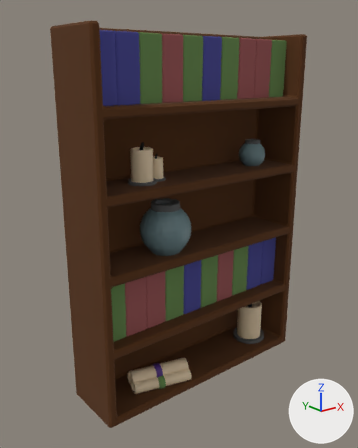
An edit to the FBX model Assets/Models/Decorations/Bookcase3.fbx, drawn before and after from the same camera.
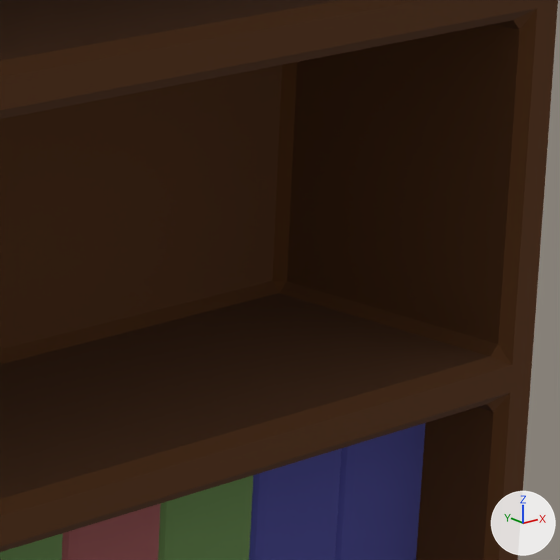
Old and new are each drawn whole from a 50 mm camera at (-0.42, -24.91, 5.84) aimed at (5.34, -17.72, 2.96) and again close up on the part from 58% to 83% of the width and 38% to 58% of the height. Arrows for +X, +Y and +Z are at lower right; the lights stay in place. Where no turn or scale is listed for an object, it has been applied to the vertices.
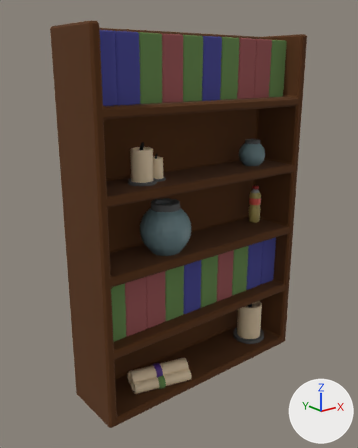
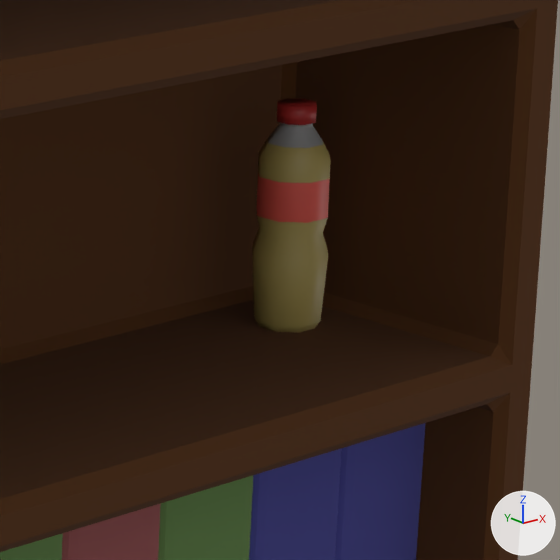
What differs and where, as boxes [x1, y1, x2, y2] in the close-ups (560 x 560 px):
```json
{"part": 1, "of": "me_cube_048", "change": "added", "after": [252, 98, 331, 333]}
```

The change, as JSON lines over the scene's bpy script:
```json
{"op": "add", "block": "mat_piss", "code": ["mat_piss = principled_material('Piss')", "mat_piss.base_color = (0.439, 0.343, 0.102)  # yellow #b19e5a"]}
{"op": "add", "block": "mat_bottle", "code": ["mat_bottle = principled_material('Bottle')", "mat_bottle.base_color = (0.303, 0.303, 0.303)  # grey #969696"]}
{"op": "add", "block": "mat_label", "code": ["mat_label = principled_material('Label')", "mat_label.base_color = (0.8, 0.106, 0.0794)  # red #e75c50"]}
{"op": "add", "block": "mat_button", "code": ["mat_button = principled_material('Button')", "mat_button.base_color = (0.439, 0.0234, 0.021)  # red #b12a28"]}
{"block": "me_cube_048", "where": "# used by ob_cube_019; location = (5.551, -17.302, -0.208)"}
{"op": "remove", "block": "me_cube_048", "code": "me_cube_048.from_pydata(...)  # 5128 vertices, 4856 faces; spans x -2.37..2.37, y -1.18..0.12, z -0.03..6.68"}
{"op": "add", "block": "me_cube_048", "code": "me_cube_048.from_pydata(...)  # 5224 vertices, 4946 faces; spans x -2.37..2.37, y -1.18..0.12, z -0.03..6.68"}
{"block": "me_cube_048", "change": "me_cube_048 part 1: a new loose piece of 96 vertices spanning x 1.76..2.02, y -0.57..-0.31, z 2.82..3.63"}
{"op": "add", "block": "me_cube_048", "code": "me_cube_048.materials.append(mat_piss)  # yellow #b19e5a"}
{"op": "add", "block": "me_cube_048", "code": "me_cube_048.materials.append(mat_bottle)  # grey #969696"}
{"op": "add", "block": "me_cube_048", "code": "me_cube_048.materials.append(mat_label)  # red #e75c50"}
{"op": "add", "block": "me_cube_048", "code": "me_cube_048.materials.append(mat_button)  # red #b12a28"}
```
